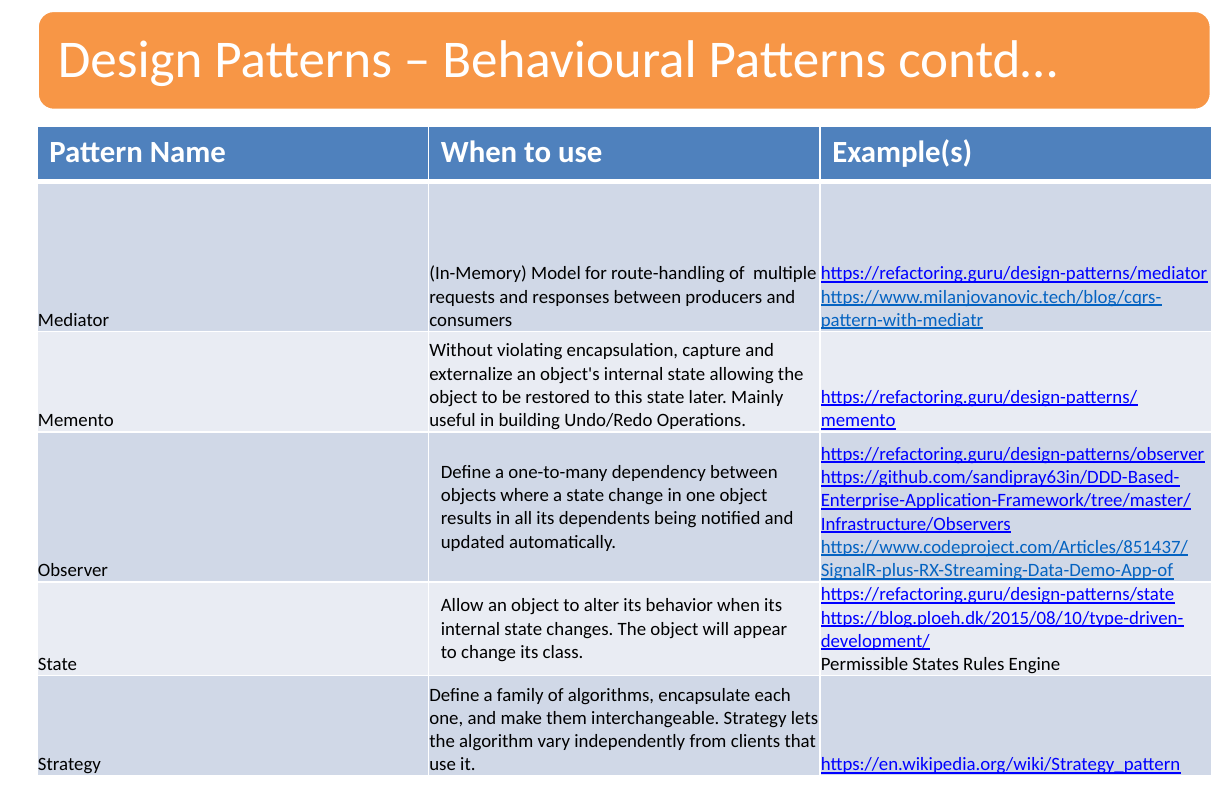
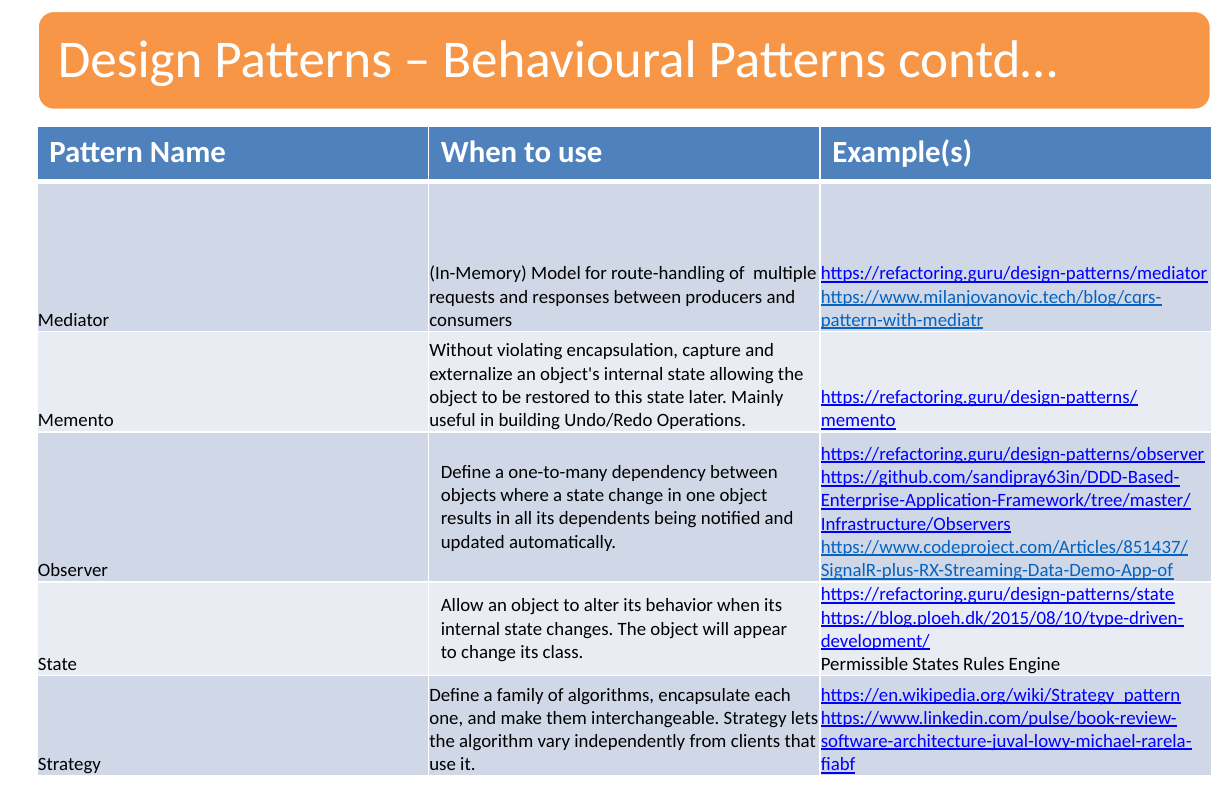
Before and after one commit to sandipray63in/My_Training_Session_Slides, a slide deck: slide 88 of Programming Paradigms.pptx. Drawn at 1232x801 pixels with LibreOffice and Linux fonts; fonts in the diff are those of the drawing. Boxes give left, top, right and bottom in pixels: in the first picture for what was removed or moved away, otherwise in the second. Text is boxed around its words. In the diff, an @@ line names an element or a change of style, - is before the commit and + after.

Commit message:
Distributed the resources links in proper sections

```diff
--- a/Programming Paradigms.pptx
+++ b/Programming Paradigms.pptx
@@ table at <box>37,127,1212,780</box> @@
-row 6, column 3: https://en.wikipedia.org/wiki/Strategy_pattern
+row 6, column 3: https://en.wikipedia.org/wiki/Strategy_pattern / https://www.linkedin.com/pulse/book-review-software-architecture-juval-lowy-michael-rarela-fiabf
```
